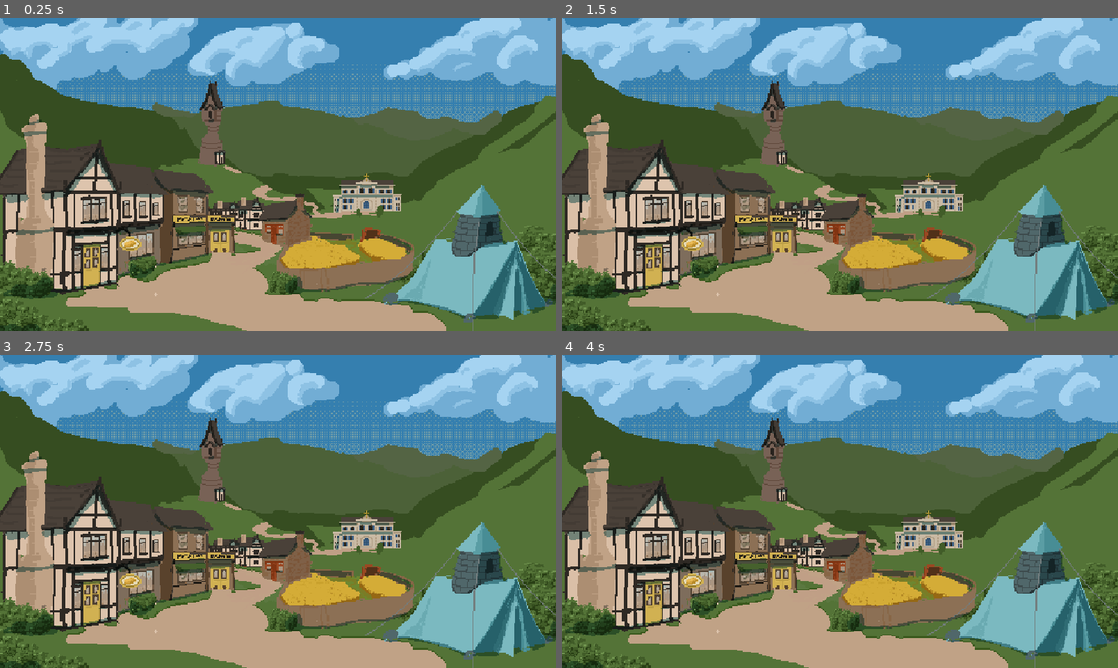
Above: before the commit, frames 1-4 (two rows, left to right).
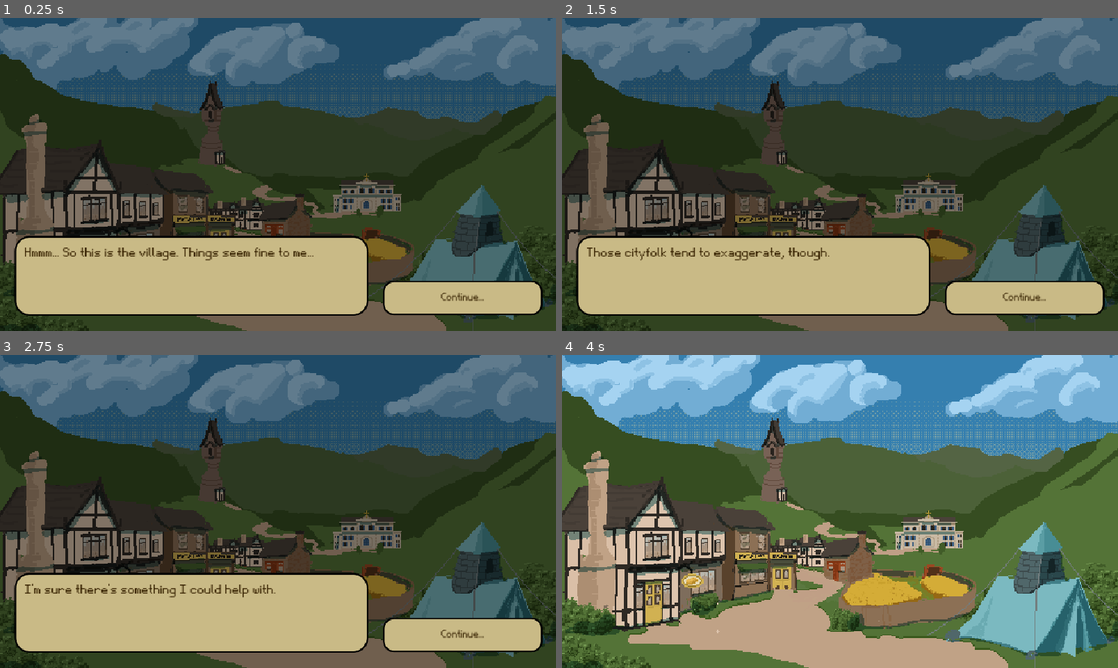
Above: after the commit, the same moments.

Repository: MichaelRRyan/GGJ-2026-Unmasked
Game: Godot game, scene res://Levels/level_overworld.tscn
Same seed, same stepped clock (60 frames per second), same inputs: the game is played once before the commit and once after it. The engine's default icon, where the game draws it, is replaced by a stand-in: a white triangle on a blue panel in a dark square.
Inputs (mouse positions are in pixels of both pictures, inside the frame that each line leads up to):
- Up to frame 1 (0.25 s): no input
- Up to frame 2 (1.5 s): click (1023, 296) at 0.5 s, where only the run after the commit has a clickable "Continue..."; click (1023, 296) at 1.25 s, where only the run after the commit has a clickable "Continue..."
- Up to frame 3 (2.75 s): click (461, 633) at 2 s, where only the run after the commit has a clickable "Continue..."
- Up to frame 4 (4 s): click (1023, 633) at 2.75 s, where only the run after the commit has a clickable "Continue..."; click (1023, 633) at 3.5 s, where only the run after the commit has a clickable "Continue..."

The runs differ from the first frame. In frame 1, 91% of the frame differs, in the area x 0-100%, y 0-100%; in frame 2, 91%; in frame 3, 91%; in frame 4, nothing differs.

Commit message:
intro added

Diff:
--- a/Content/Characters/base_character_data.json
+++ b/Content/Characters/base_character_data.json
@@ -10,5 +10,8 @@
 	},
 	"baker": {
 		"next_dialogue_tag": "baker_text_1"
-  	}
+  	},
+	"intro": {
+		"next_dialogue_tag": "intro_0"
+	}
 }
--- a/Content/Dialogue/dialogue_data.json
+++ b/Content/Dialogue/dialogue_data.json
@@ -250,7 +250,62 @@
 	"text": "…Gracias. I think I knew that. I just never said it out loud.",
 	"game_tags": [ "baker_unmasked" ]
   }
+],
+
+"intro_0" : [
+	{
+		"conditions": [],
+		"text": "Hmmm... So this is the village. Things seem fine to me...",
+		"responses": [
+	  {
+		"text": "Continue...",
+		"next_dialogue_tag": "intro_1"
+	  }
+	]
+	}
+],
+"intro_1" : [
+	{
+		"conditions": [],
+		"text": "It's very quiet here. The rumours made it sound a lot more chaotic.",
+		"next_dialogue_tag": "intro_2",
+		"responses": [
+	  {
+		"text": "Continue...",
+		"next_dialogue_tag": "intro_2"
+	  }
+	]
+	}
+],
+"intro_2" : [
+	{
+		"conditions": [],
+		"text": "Those cityfolk tend to exaggerate, though.",
+		"responses": [
+	  {
+		"text": "Continue...",
+		"next_dialogue_tag": "intro_3"
+	  }
+	]
+	}
+],
+"intro_3" : [
+	{
+		"conditions": [],
+		"text": "I'm sure there's something I could help with.",
+		"responses": [
+	  {
+		"text": "Continue...",
+		"next_dialogue_tag": "intro_4"
+	  }
+	]
+	}
+],
+"intro_4" : [
+	{
+		"conditions": [],
+		"text": "I should go speak to some of the villagers, find out what all that chatter was about..."
+	}
 ]
 
-
 }
--- a/Features/GameEventTracker/game_event_tracker.gd
+++ b/Features/GameEventTracker/game_event_tracker.gd
@@ -1,5 +1,6 @@
 extends Node
 
+@onready var intro_played = false
 
 #---------------------------------------------------------------------------------------------------
 ## Stores game-wide flags.
--- a/Levels/level_overworld.gd
+++ b/Levels/level_overworld.gd
@@ -1,6 +1,9 @@
 extends Node2D
 
+@export var intro_tag : String = "intro"
 
 # Called when the node enters the scene tree for the first time.
 func _ready() -> void:
-	pass # Replace with function body.
+	if GameEventTracker.intro_played == false:
+		DialogueController.show_dialogue(intro_tag)
+		GameEventTracker.intro_played = true
